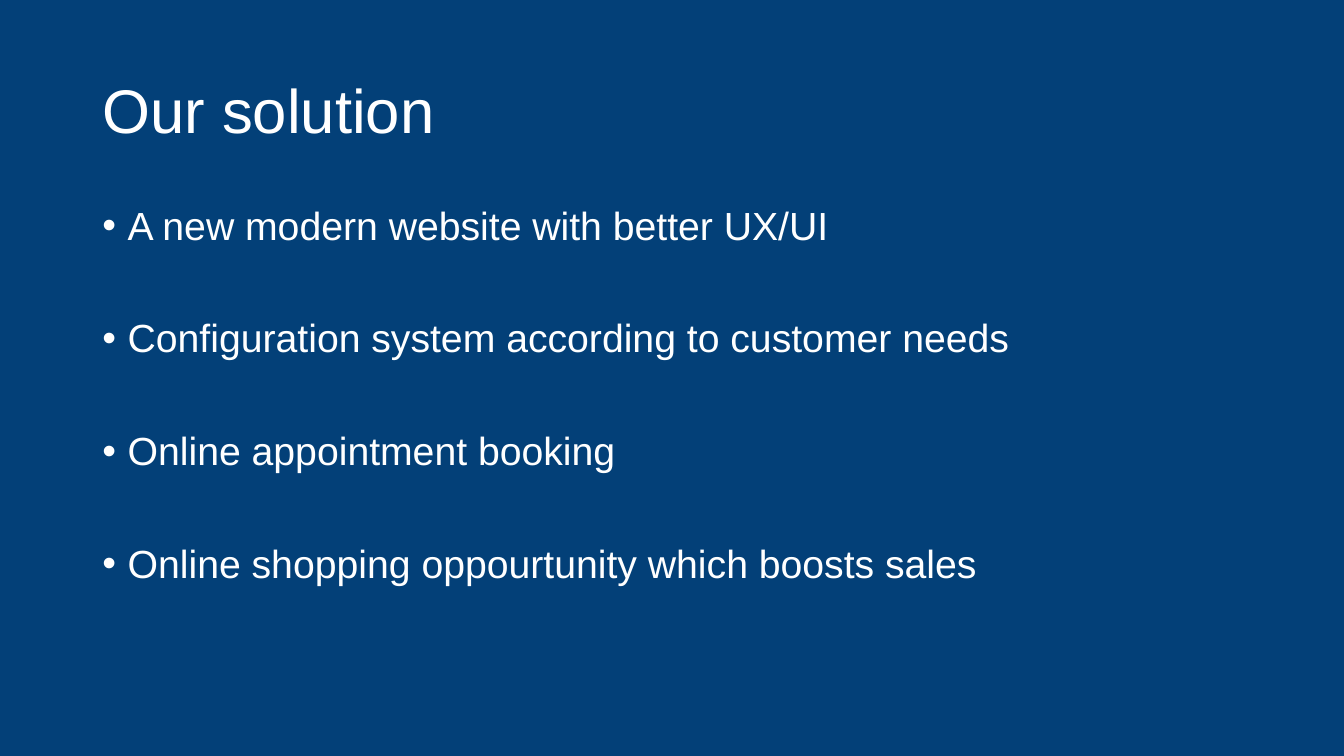
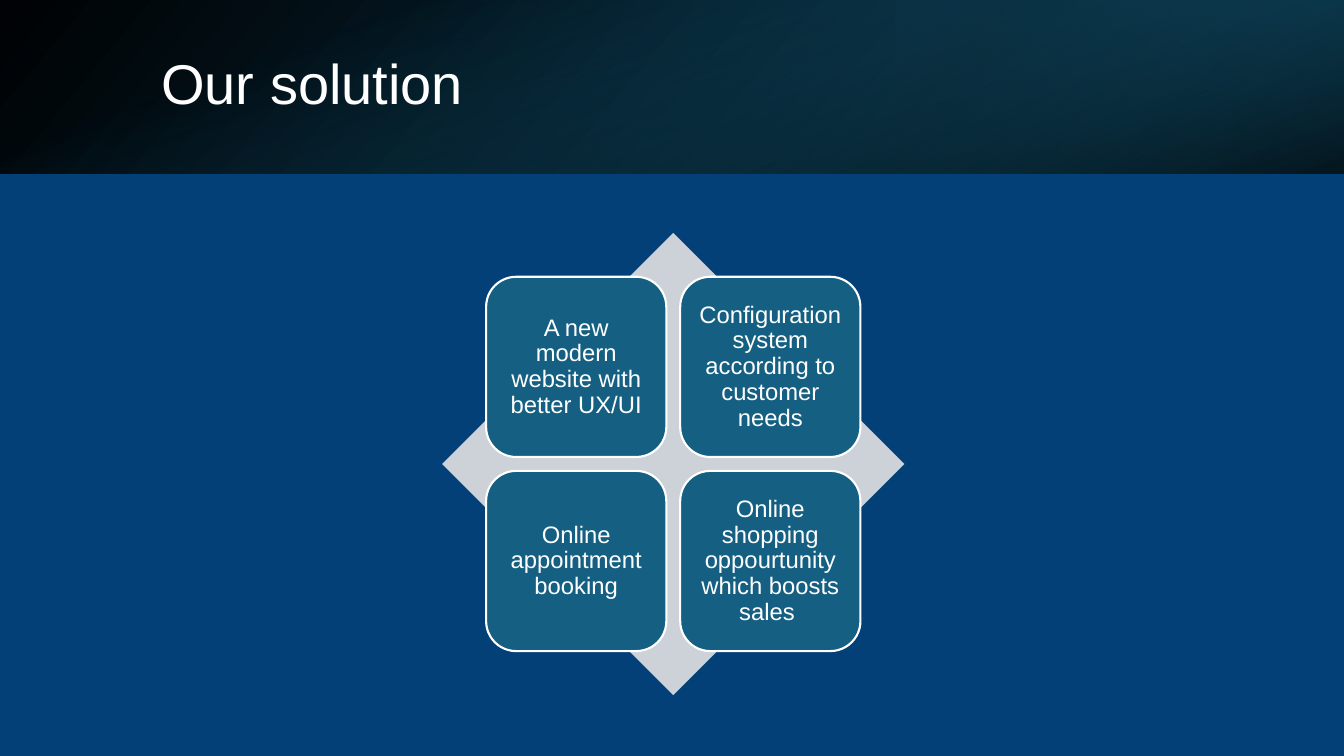
Before and after one commit to maggotstf2/mestermu, a slide deck: slide 4 of documentation/TORMA Biztonságtechnika.pptx. Drawn at 1344x756 pixels with LibreOffice and Linux fonts; fonts in the diff are those of the drawing. Boxes give left, top, right and bottom in pixels: in the first picture for what was removed or moved away, otherwise in the second. Text is boxed around its words. In the diff, an @@ line names an element or a change of style, - is before the commit and + after.

```diff
--- a/documentation/TORMA Biztonságtechnika.pptx
+++ b/documentation/TORMA Biztonságtechnika.pptx
@@ rectangle added at [0, 0, 1344, 173], fill gradient #000000 to #104862 @@
@@ rectangle added at [0, 1, 1343, 174], fill gradient #156082 to #000000 @@
@@ rectangle added at [896, 0, 1344, 173], fill gradient #0B3041 to #156082 @@
@@ title "Our solution": place and size @@
-title "Our solution" at [102, 88, 434, 134]
+title "Our solution" at [161, 63, 463, 105]
@@ title "Our solution" at [161, 63, 463, 105]: size 44 to 40 pt @@
@@ text removed at [128, 211, 1009, 586] @@
-• A new modern website with better UX/UI
-• Configuration system according to customer needs
-• Online appointment booking
-• Online shopping oppourtunity which boosts sales
@@ group added at [443, 233, 905, 696]: 4 rounded rectangles, 4 texts, 1 diamond @@
+A new modern website with better UX/UI
+Configuration system according to customer needs
+Online appointment booking
+Online shopping oppourtunity which boosts sales
```
Also in this commit, not shown: 4 other slides changed, 5 slides added.
